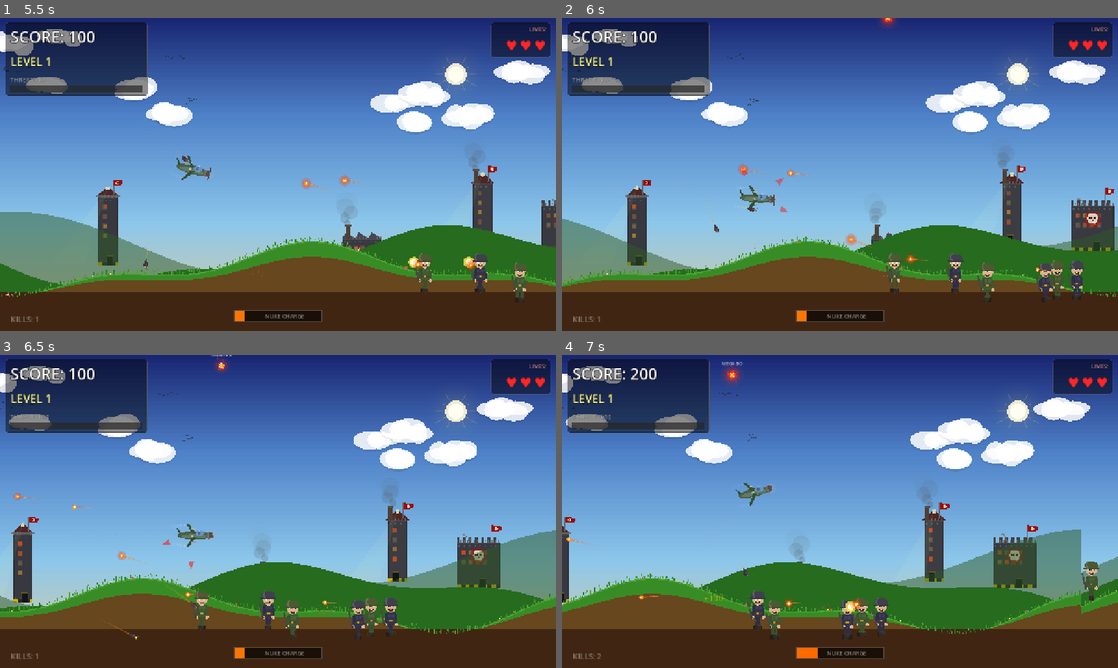
Above: before the commit, frames 1-4 (two rows, left to right).
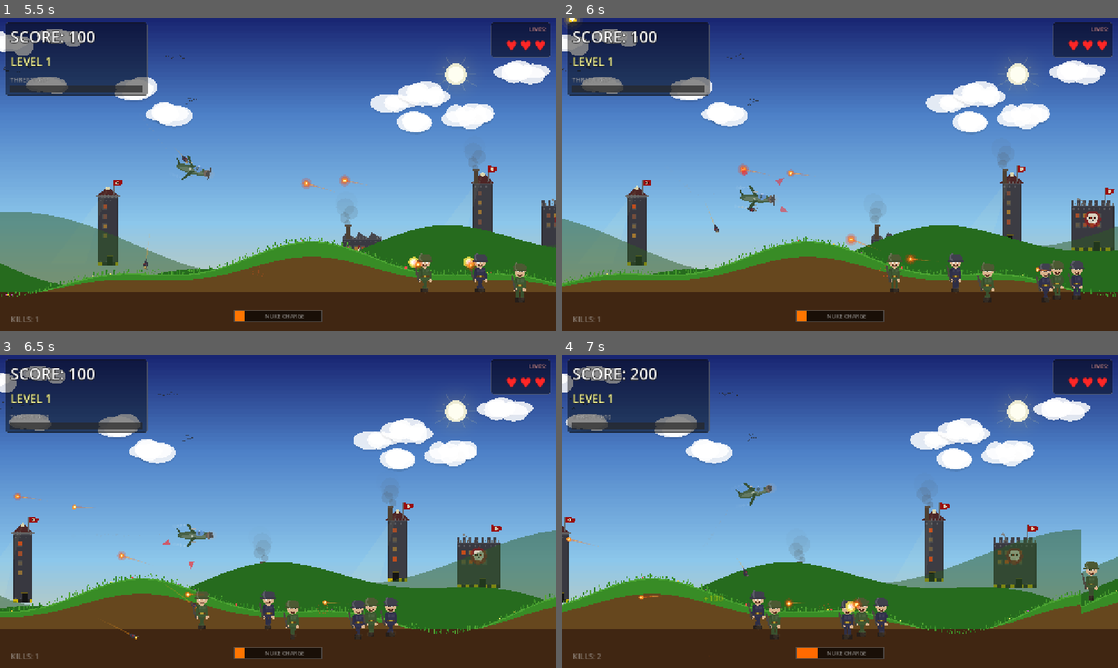
Above: after the commit, the same moments.

Repository: levarimoshe/villain-bomber
Game: Godot game, scene res://scenes/main/game.tscn
The game is run twice, just before and just after one commit, with the same random seed, the same clock (stepped at 60 frames per second) and the same inputs.
Inputs:
- Up to frame 1 (5.5 s): tap Space (drop_bomb) at 0.5, 1.35, 2.85, 4.35 s; hold Right (move_right) 0.53-1.28 s; hold Space (drop_bomb) 0.53-1.28 s; tap Enter (ui_accept) at 0.77, 1.07, 1.52, 1.82, 3.02, 3.32, 3.77, 4.07, 4.52, 4.82 s; hold Down (move_down) 1.28-2.03 s; hold Right (move_right) 2.03-2.78 s; hold Space (drop_bomb) 2.03-2.78 s; hold Up (move_up) 2.78-3.53 s; hold Space (drop_bomb) 3.53-4.28 s; hold Left (move_left) 3.53-5.03 s; hold Down (move_down) from 5.03 s (still down); hold Space (drop_bomb) from 5.03 s (still down)
- Up to frame 2 (6 s): release Down (move_down) at 5.78 s; release Space (drop_bomb) at 5.78 s; hold Right (move_right) from 5.78 s (still down); tap Space (drop_bomb) at 5.85 s
- Up to frame 3 (6.5 s): keep holding Right (move_right); tap Enter (ui_accept) at 6.02, 6.32 s
- Up to frame 4 (7 s): release Right (move_right) at 6.53 s; hold Up (move_up) from 6.53 s (still down); hold Space (drop_bomb) from 6.53 s (still down); tap Enter (ui_accept) at 6.77 s

Frame 1 is identical in both runs. In frame 2, 0.1% of the frame differs, in the area x 0-60%, y 0-3%; in frame 3, less than 0.1%; in frame 4, 0.2%, in the area x 28-33%, y 2-10%.

Commit message:
Voice announcements, massive nuke (800px radius), fix power-up spawns
Voice (Windows TTS):
- "Fifty percent" / "Seventy five percent" during nuke charge
- "Nuke ready. Fly fast and drop it!" when fully charged
- "Nuke deployed!" when dropping the nuke
- "Shield activated" / "Rapid fire!" / "Mega bomb!" on power-up pickup
- "Level X complete!" on level transitions

Massive nuke:
- Blast radius 800px (was 250) — kills everything on screen
- Explosion scale 5x (was 3x) — enormous visual
- Can easily kill 15-20 villains in one shot

Power-up spawn fix:
- 50% chance power-ups now spawn BEHIND the player
- Forces player to slow down or maneuver to collect them
- More interesting gameplay decision

Co-Authored-By: Claude Opus 4.6 (1M context) <noreply@anthropic.com>

Diff:
--- a/autoloads/game_state.gd
+++ b/autoloads/game_state.gd
@@ -25,8 +25,8 @@
 var nuke_charge: float = 0.0  # 0.0 to 1.0
 var nuke_ready: bool = false
 const NUKE_CHARGE_PER_KILL: float = 0.12  # ~8 kills to fully charge
-const NUKE_BLAST_RADIUS: float = 250.0
-const NUKE_SCALE: float = 3.0
+const NUKE_BLAST_RADIUS: float = 800.0
+const NUKE_SCALE: float = 5.0
 
 # ---- Invulnerability ----
 var is_invulnerable: bool = false
@@ -135,9 +135,14 @@
 		var new_quarter: int = int(nuke_charge * 4.0)
 		if new_quarter > old_quarter:
 			SoundManager.play_nuke_charge()
+			if new_quarter == 2:
+				SoundManager.speak("Fifty percent")
+			elif new_quarter == 3:
+				SoundManager.speak("Seventy five percent")
 		if nuke_charge >= 1.0:
 			nuke_ready = true
-			SoundManager.play_levelup()  # Big sound when fully charged
+			SoundManager.play_levelup()
+			SoundManager.speak("Nuke ready. Fly fast and drop it!")
 
 
 func use_nuke() -> void:
@@ -185,12 +190,15 @@
 		"shield":
 			has_shield = true
 			shield_timer = 5.0
+			SoundManager.speak("Shield activated")
 		"rapid_fire":
 			has_rapid_fire = true
 			rapid_fire_timer = 4.0
+			SoundManager.speak("Rapid fire!")
 		"mega_bomb":
 			has_mega_bomb = true
 			mega_bomb_timer = 8.0
+			SoundManager.speak("Mega bomb!")
 	Events.power_up_collected.emit(type)
 
 
--- a/autoloads/sound_manager.gd
+++ b/autoloads/sound_manager.gd
@@ -54,6 +54,22 @@
 	_play(nuke_charge_stream, -4.0)
 
 
+func speak(text: String) -> void:
+	# Use Godot's built-in Text-to-Speech
+	var voices: Array = DisplayServer.tts_get_voices()
+	var voice_id: String = ""
+	# Try to find an English voice
+	for v in voices:
+		var lang: String = v.get("language", "")
+		if lang.begins_with("en"):
+			voice_id = v.get("id", "")
+			break
+	if voice_id == "" and voices.size() > 0:
+		voice_id = voices[0].get("id", "")
+	if voice_id != "":
+		DisplayServer.tts_speak(text, voice_id, 80, 0.9, 1.2)
+
+
 func _play(stream: AudioStreamWAV, volume_db: float = 0.0) -> void:
 	var player := AudioStreamPlayer.new()
 	player.stream = stream
--- a/scenes/main/game.gd
+++ b/scenes/main/game.gd
@@ -239,6 +239,7 @@
 	GameState.game_phase = &"level_transition"
 	spawn_timer.stop()
 	SoundManager.play_levelup()
+	SoundManager.speak("Level %d complete!" % GameState.current_level)
 	level_label.visible = true
 	level_label.text = "LEVEL %d COMPLETE!" % GameState.current_level
 
@@ -318,9 +319,17 @@
 	var PowerUpScript: GDScript = preload("res://scenes/powerup/powerup.gd")
 	var pu := Node2D.new()
 	pu.set_script(PowerUpScript)
-	# Spawn above the camera view, ahead of the player
+	# Spawn ahead OR behind the player (50/50 chance)
 	var cam_x: float = camera.global_position.x
-	pu.global_position = Vector2(cam_x + randf_range(-200, 400), -30)
+	var player_x: float = player.global_position.x
+	var spawn_x: float
+	if randf() < 0.5:
+		# Ahead of player
+		spawn_x = player_x + randf_range(100, 400)
+	else:
+		# Behind player — they need to slow down or it passes them
+		spawn_x = player_x + randf_range(-350, -50)
+	pu.global_position = Vector2(spawn_x, -30)
 	var types: Array = ["shield", "rapid_fire", "mega_bomb"]
 	pu.power_type = types[randi() % types.size()]
 	pu.from_sky = true
--- a/scenes/player/player_plane.gd
+++ b/scenes/player/player_plane.gd
@@ -124,6 +124,7 @@
 	bomb.is_nuke = true
 	Events.bomb_dropped.emit(bomb)
 	SoundManager.play_bomb_drop()
+	SoundManager.speak("Nuke deployed!")
 
 
 func _update_crosshair() -> void:
Not shown, added: scenes/explosion/shield_break_fx.gd.uid
